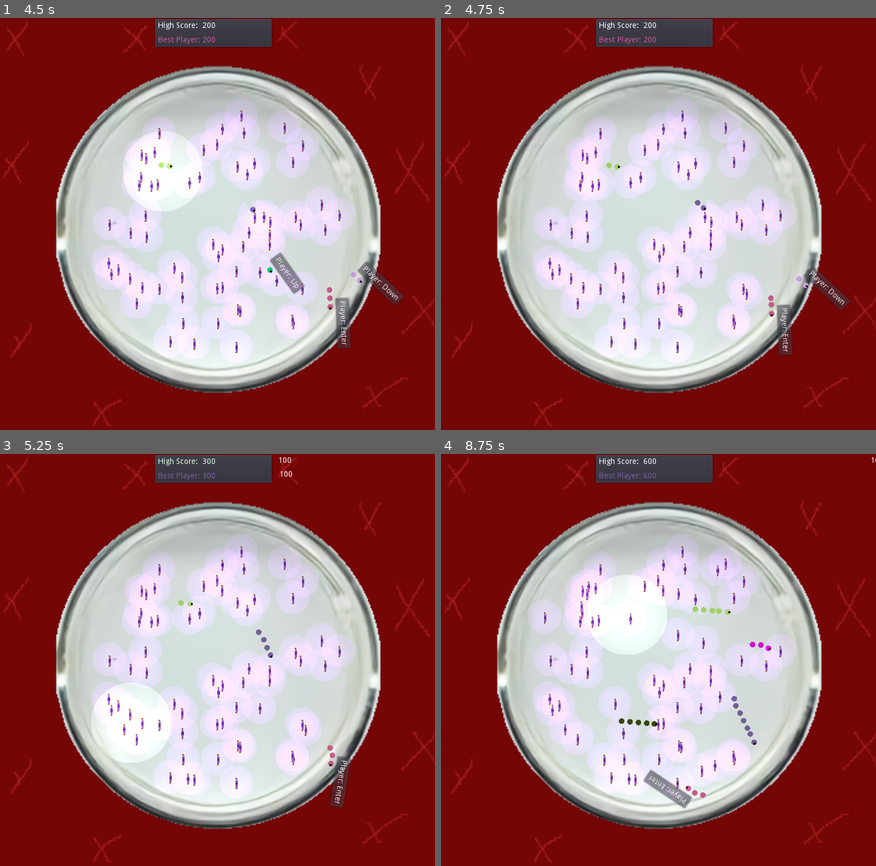
Above: before the commit, frames 1-4 (two rows, left to right).
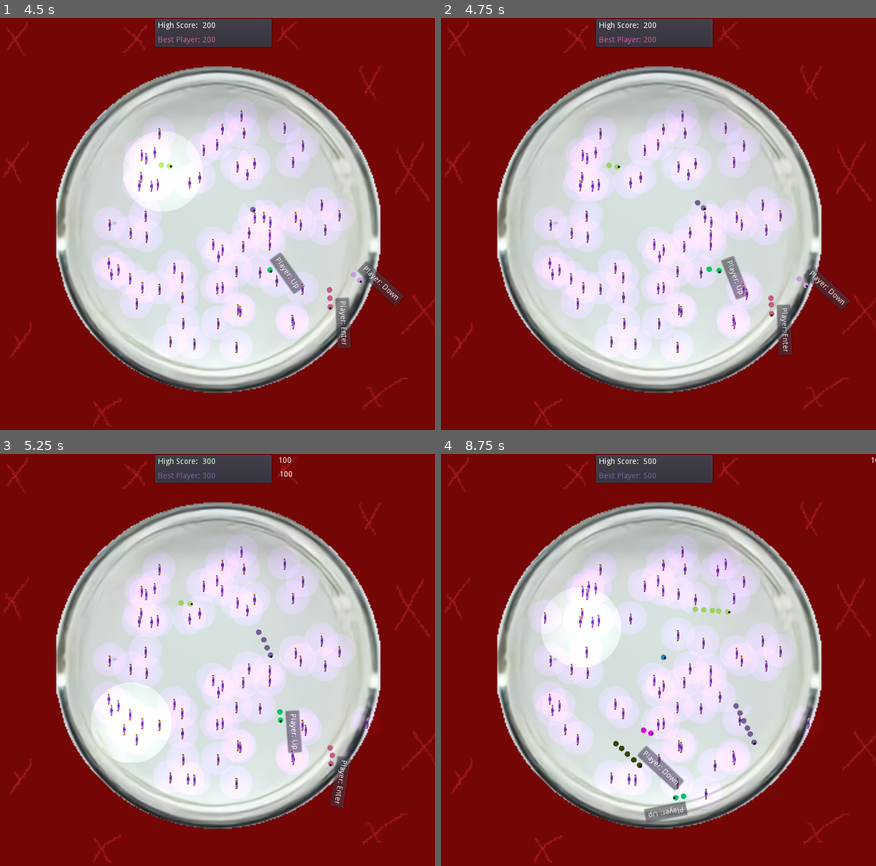
Above: after the commit, the same moments.

Repository: KaizNike/Wormies-Minus
Game: Godot game, scene res://src/Main/Main.tscn
Two runs of this game, one before a commit and one after it. Both use one fixed random seed, a clock stepped at 60 frames per second and the inputs below.
Inputs (mouse positions are in pixels of both pictures, inside the frame that each line leads up to):
- Up to frame 1 (4.5 s): tap Enter at 0.5 s; move the mouse to (308, 207) at 0.52 s; press the mouse at (308, 207) at 0.53 s; hold Up (ui_up) 0.53-1.28 s; move the mouse to (126, 248) at 1.27 s; release the mouse at (126, 248) at 1.28 s; hold Down (ui_down) 1.28-2.03 s; tap Middle mouse button (spawn_enemy) at 1.35, 2.85, 4.35 s; move the mouse to (256, 137) at 2.02 s; press the mouse at (256, 137) at 2.03 s; hold Up (ui_up) 2.03-3.53 s; move the mouse to (191, 314) at 2.77 s; release the mouse at (191, 314) at 2.78 s; move the mouse to (348, 289) at 3.52 s; press the mouse at (348, 289) at 3.53 s; hold Down (ui_down) from 3.53 s (still down); move the mouse to (78, 166) at 4.27 s; release the mouse at (78, 166) at 4.28 s
- Up to frame 2 (4.75 s): keep holding Down (ui_down)
- Up to frame 3 (5.25 s): keep holding Down (ui_down); move the mouse to (234, 664) at 5.02 s; press the mouse at (234, 664) at 5.03 s
- Up to frame 4 (8.75 s): move the mouse to (588, 561) at 5.77 s; release Down (ui_down) at 5.78 s; release the mouse at (588, 561) at 5.78 s; hold Up (ui_up) 5.78-8.03 s; tap Middle mouse button (spawn_enemy) at 5.85, 7.35 s; move the mouse to (749, 643) at 6.52 s; press the mouse at (749, 643) at 6.53 s; move the mouse to (567, 684) at 7.27 s; release the mouse at (567, 684) at 7.28 s; move the mouse to (697, 573) at 8.02 s; press the mouse at (697, 573) at 8.03 s; hold Down (ui_down) from 8.03 s (still down)

Frame 1 is identical in both runs. In frame 2, 0.3% of the frame differs, in the area x 61-71%, y 57-69%; in frame 3, 0.4%; in frame 4, 5.3%, in the area x 24-86%, y 1-90%.

Commit message:
Fix + Button Reusing
- Should prevent death from eating first meal.
- Reuse scancodes on keyboard for more characters.

Diff:
--- a/Wormies Minus/src/Actors/Player.gd
+++ b/Wormies Minus/src/Actors/Player.gd
@@ -10,6 +10,8 @@
 var ai_controlled = false
 var last_hazard
 var next_door_neighbor
+
+var invincible = false
 
 export (PackedScene) var BodyScene; var links = []; var links_img = []
 var pos_start = Vector2(0, 0); var size_body_link = 5; var num_links = 10; var dt = 15
@@ -128,7 +130,8 @@
 
 
 func natural_death():
-	queue_free()
+	if not invincible:
+		queue_free()
 
 
 func _on_AIDetection_area_entered(area):
--- a/Wormies Minus/src/Actors/PlayerFull.gd
+++ b/Wormies Minus/src/Actors/PlayerFull.gd
@@ -81,8 +81,10 @@
 #	distance += 20
 	lastBody = scene_instance
 	followBodyFull = lastBody
+	$Player.invincible = true
 	add_child(scene_instance)
 	bodyLength += 1
+	$InvincibilityTimer.start()
 
 func score_change(change):
 	var scoreTemp = score + change
@@ -107,3 +109,8 @@
 	print(body)
 	if body == PlayerNode:
 		die()
+
+
+func _on_InvincibilityTimer_timeout():
+	$Player.invincible = false
+	pass # Replace with function body.
--- a/Wormies Minus/src/Actors/PlayerFull.tscn
+++ b/Wormies Minus/src/Actors/PlayerFull.tscn
@@ -9,3 +9,9 @@
 BodyScene = ExtResource( 1 )
 
 [node name="Player" parent="." instance=ExtResource( 2 )]
+
+[node name="InvincibilityTimer" type="Timer" parent="."]
+wait_time = 0.1
+one_shot = true
+
+[connection signal="timeout" from="InvincibilityTimer" to="." method="_on_InvincibilityTimer_timeout"]
--- a/Wormies Minus/src/Main/GameScene.gd
+++ b/Wormies Minus/src/Main/GameScene.gd
@@ -2,6 +2,7 @@
 
 var Event = "none"
 var players = []
+var player = {"scancode": 0, "node": Node2D}
 var ais = []
 var playersNum = 0
 var canistersNum = 0
@@ -30,15 +31,23 @@
 
 
 func _input(event: InputEvent) -> void:
+	var removeIndx = null
 	if event is InputEventKey:
-		for code in players:
-			if code == event.scancode:
-				return
+		var count = 0
+		for worm in players:
+			if worm.scancode == event.scancode:
+				if has_node(worm.node):
+					return
+				else:
+					removeIndx = count
+			count += 1
 
 		if spawner_disabled:
 			return
 
-		players.append(event.scancode)
+		if removeIndx:
+			players.remove(removeIndx)
+#		players.append(event.scancode)
 		var scene_instance = PlayerScene.instance()
 		if first == false:
 			first = true
@@ -53,9 +62,15 @@
 		scene_instance.position = $SpawnLantern.position
 		scene_instance.button = event.scancode
 		$PlayArea.connect("body_exited", scene_instance, "_on_PlayArea_body_exited")
+
 		add_child(scene_instance)
 		spawn_rand(scene_instance)
+		var new_worm = player.duplicate(true)
+		new_worm.scancode = event.scancode
+		new_worm.node = scene_instance.get_path()
+		players.append(new_worm)
 		print(event.scancode)
+		print(players)
 	if event.is_action_pressed("spawn_enemy"):
 		spawn_ai()
 
